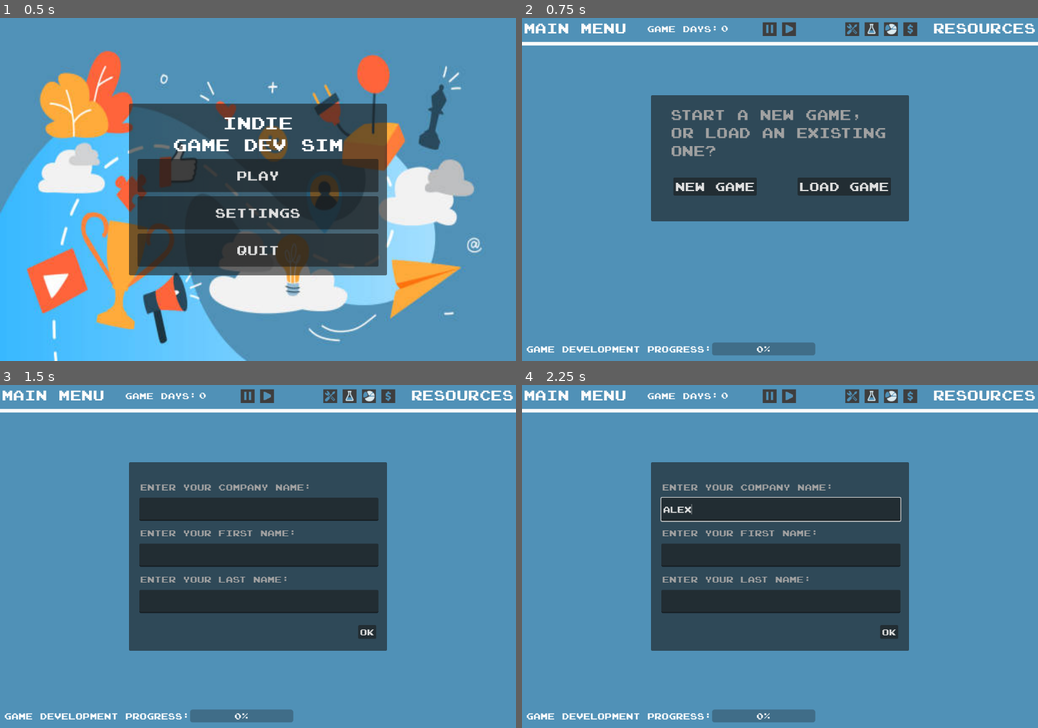
Above: before the commit, frames 1-4 (two rows, left to right).
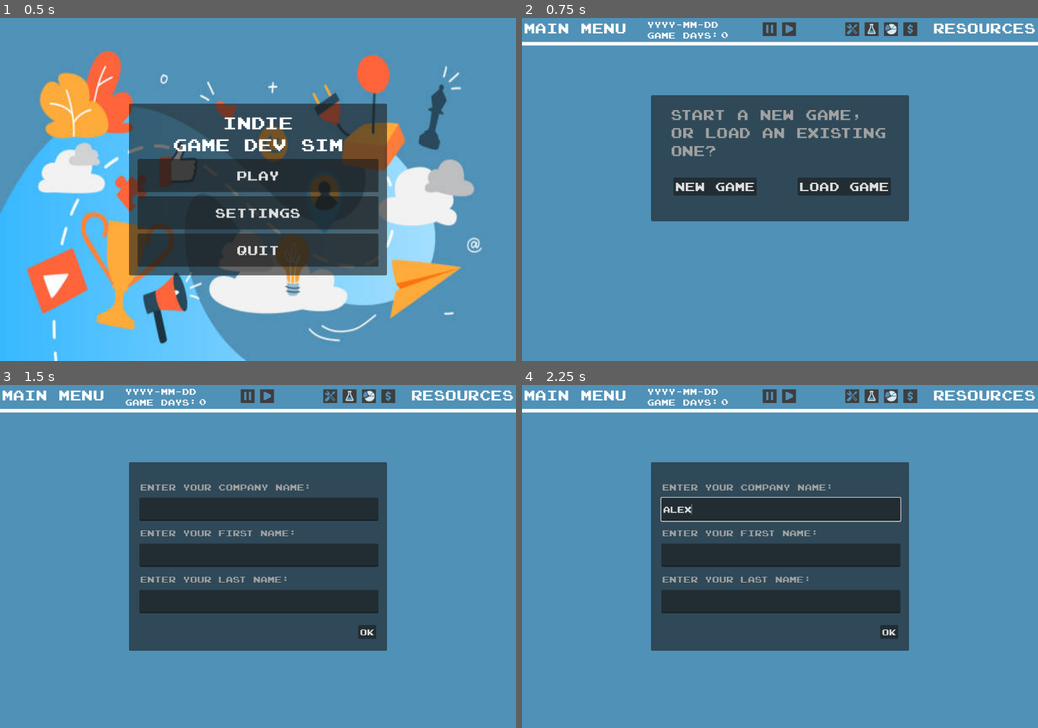
Above: after the commit, the same moments.

Repository: DarthData410/Indie
Game: Godot game, scene res://scenes/main_menu_control.tscn
Two runs of this game, one before a commit and one after it. Both use one fixed random seed, a clock stepped at 60 frames per second and the inputs below.
Inputs (mouse positions are in pixels of both pictures, inside the frame that each line leads up to):
- Up to frame 1 (0.5 s): no input
- Up to frame 2 (0.75 s): click "Play" at 0.5 s
- Up to frame 3 (1.5 s): click "New Game" at 1.25 s
- Up to frame 4 (2.25 s): click (780, 508) at 2.02 s; type "Alex" at 2.1 s

Frame 1 is identical in both runs. In frame 2, 1.6% of the frame differs, in the area x 0-57%, y 1-99%; in frame 3, 1.6%; in frame 4, 1.6%.

Commit message:
05.23.23_0002 updates

Diff:
--- a/scenes/maingame.tscn
+++ b/scenes/maingame.tscn
@@ -130,10 +130,11 @@
 default_color = Color(0.984314, 0.984314, 0.984314, 1)
 
 [node name="CurrentTotGameProgress" type="ProgressBar" parent="GameLayer"]
-offset_left = 442.0
-offset_top = 757.0
-offset_right = 682.0
-offset_bottom = 787.0
+visible = false
+offset_left = 954.0
+offset_top = 71.0
+offset_right = 1194.0
+offset_bottom = 101.0
 tooltip_text = "Game Creation Progress
 "
 theme = ExtResource("5_a0024")
@@ -142,10 +143,11 @@
 step = 1.0
 
 [node name="lblCurrentTotGameProgress" type="Label" parent="GameLayer"]
-offset_left = 10.0
-offset_top = 760.0
-offset_right = 375.0
-offset_bottom = 787.0
+visible = false
+offset_left = 522.0
+offset_top = 74.0
+offset_right = 953.0
+offset_bottom = 101.0
 theme = ExtResource("5_a0024")
 text = "Game Development Progress:"
 
@@ -1850,6 +1852,7 @@
 grow_vertical = 2
 
 [node name="SelectGamelbl" type="Label" parent="GameLayer/Revenue/RevInfo"]
+layout_mode = 0
 offset_left = 67.0
 offset_top = 25.0
 offset_right = 332.0
@@ -1922,6 +1925,17 @@
 
 [node name="HBoxRev" type="HBoxContainer" parent="GameLayer/Revenue/RevInfo/RevGraph/RevScroll"]
 layout_mode = 2
+size_flags_vertical = 3
+
+[node name="CenterContainer4" type="CenterContainer" parent="GameLayer/Revenue/RevInfo/RevGraph/RevScroll/HBoxRev"]
+visible = false
+custom_minimum_size = Vector2(40, 0)
+layout_mode = 2
+
+[node name="Line2D" type="Line2D" parent="GameLayer/Revenue/RevInfo/RevGraph/RevScroll/HBoxRev/CenterContainer4"]
+points = PackedVector2Array(10, 190, 10, 80)
+width = 20.0
+default_color = Color(0.380392, 0.384314, 0.905882, 1)
 
 [node name="RevCloseBtn" type="Button" parent="GameLayer/Revenue"]
 layout_mode = 0
@@ -1936,21 +1950,30 @@
 
 [node name="GCIGameDayslbl" type="Label" parent="GameLayer"]
 offset_left = 291.0
-offset_top = 13.0
+offset_top = 28.0
 offset_right = 457.0
-offset_bottom = 40.0
+offset_bottom = 55.0
 theme = ExtResource("6_osqr8")
 theme_override_colors/font_color = Color(0.984314, 0.984314, 0.984314, 1)
 text = "Game Days:"
 
 [node name="GCIGameDaysValuelbl" type="Label" parent="GameLayer"]
 offset_left = 463.0
-offset_top = 12.0
+offset_top = 27.0
 offset_right = 546.0
-offset_bottom = 39.0
+offset_bottom = 54.0
 theme = ExtResource("6_osqr8")
 theme_override_colors/font_color = Color(0.984314, 0.984314, 0.984314, 1)
 text = "0"
+
+[node name="GameDatelbl" type="Label" parent="GameLayer"]
+offset_left = 291.0
+offset_top = 3.0
+offset_right = 457.0
+offset_bottom = 30.0
+theme = ExtResource("6_osqr8")
+theme_override_colors/font_color = Color(0.984314, 0.984314, 0.984314, 1)
+text = "YYYY-MM-DD"
 
 [node name="GCIDayMultilbl" type="Label" parent="GameLayer"]
 visible = false
@@ -2047,6 +2070,15 @@
 texture_normal = ExtResource("14_83nss")
 ignore_texture_size = true
 stretch_mode = 0
+
+[node name="GameSalesActivelbl" type="Label" parent="GameLayer"]
+visible = false
+offset_left = 522.0
+offset_top = 74.0
+offset_right = 953.0
+offset_bottom = 101.0
+theme = ExtResource("5_a0024")
+text = "<Game $$$ Sales Active>"
 
 [connection signal="pressed" from="GameLayer/BackgroundTxtBtn" to="." method="_on_background_txt_btn_pressed"]
 [connection signal="visibility_changed" from="GameLayer/GameNewLoad" to="." method="_on_game_new_load_visibility_changed"]
--- a/scripts/data/RevenueGraph.gd
+++ b/scripts/data/RevenueGraph.gd
@@ -3,7 +3,8 @@
 	var start:Vector2 = Vector2(0,0)
 	var end:Vector2 = Vector2(0,0)
 	var value:float = 0.0
-	var game_object:Line2D # Line2D object created, and referenced in game
+	var container:CenterContainer # CenterContrainer that contains the Line2D object
+	var line:Line2D # Line2D object created, and referenced in game
 	var text:String = ""
 
 class RevenueGraph:
--- a/scripts/gameClock.gd
+++ b/scripts/gameClock.gd
@@ -39,7 +39,7 @@
 			if self._game_year_month > 12:
 				self._game_year_month = 1
 				self._game_year_add += 1
-		self._game_year_month_day = self._monthCheck
+		self._game_year_month_day = (self._monthCheck-1)
 		return ret
 	func SetWaitTime(v:int):
 		self._baseTime = v
@@ -94,6 +94,11 @@
 		self._current_game_timer_wait_percent = self._current_game_timer_wait/self._baseDay # base day of 500 ms
 	func GetGameTimerWaitPercent() -> float:
 		return self._current_game_timer_wait_percent
+	func GetGameDateStr() -> String:
+		var ret:String = ""
+		ret = str(self.GameYear())
+		ret = ret + "-" + str(self.GameMonth()) + "-" + str(self.GameMonthDay())
+		return ret
 
 	func to_dict() -> Dictionary:
 		var ret:Dictionary = {
--- a/scripts/maingame.gd
+++ b/scripts/maingame.gd
@@ -97,6 +97,10 @@
 	game_sales_timer.one_shot = true
 	add_child(game_sales_timer)
 
+func game_sales_start():
+	game_sales_timer.start()
+	$GameLayer/GameSalesActivelbl.visible = true
+
 func game_sales_timeout():
 	GameSalesEvt = pC.GameSalesEvent.new(lastCreatedGame.get_key(),lastCreatedGame.gameSales,game_clock.GameDays(),9.99) # TODO: Remove hardcoded GamePrice of $9.99
 	GameSalesEvt.calcValue(randf_range(0.25,1.25),randf_range(2.5,19.5)) # TODO: Logic for calculating sales by.
@@ -104,9 +108,10 @@
 	print(lastCreatedGame.gameSales)
 	if lastCreatedGame.gameSalesDays <= gameSalesMax:
 		lastCreatedGame.gameSalesDays += 1
-		game_sales_timer.start()
+		game_sales_start()
 	else:
 		game_sales_inprogress = false
+		$GameLayer/GameSalesActivelbl.visible = false
 		_pause_game()
 		# TODO: Finalize updates for end of sales to bank. This will add total and end of timer
 		# Should this be a daily, weekly, monthly sales? Monthly dev for now:
@@ -137,6 +142,7 @@
 	game_clock.SetElaspedMS()
 	game_clock.CalcGameDays()
 	$GameLayer/GCIGameDaysValuelbl.text = str(game_clock.GameDays())
+	$GameLayer/GameDatelbl.text = game_clock.GetGameDateStr()
 	game_timer.start()
 
 
@@ -204,6 +210,7 @@
 		game_clock = gc.GameClock.from_dict(MiscWrapper.Objects[0]) # loaded GameClock from meta
 		GameRatings = MiscWrapper.Objects[1]
 		$GameLayer/GCIGameDaysValuelbl.text = str(game_clock.GameDays())
+		$GameLayer/GameDatelbl.text = game_clock.GetGameDateStr()
 		playerData = gs.PlayerData()
 		var gameData = gs.GameData()
 
@@ -274,6 +281,8 @@
 		elif cpg.get_platform_spritetype() == 3: # Game System
 			$GameLayer/GameDevComplete/GameDevCompletePnl/PlatformGameSystemA.visible = true
 		$GameLayer/GameDevComplete.visible = true
+		$GameLayer/CurrentTotGameProgress.visible = false
+		$GameLayer/lblCurrentTotGameProgress.visible = false
 
 
 
@@ -295,7 +304,7 @@
 	_player_research()
 	game_timer.start()
 	game_running = true
-	game_sales_timer.start()
+	game_sales_start()
 	game_sales_inprogress = true
 	# TODO: Finalize XPBank Balance increase, using events. For now coded on Game Dev Complete
 	# for adding 80 when a game is done.
@@ -471,6 +480,8 @@
 			playerGames.append(npc)
 			game_dev_inprogress = true
 
+			$GameLayer/CurrentTotGameProgress.visible = true
+			$GameLayer/lblCurrentTotGameProgress.visible = true
 			game_dev_timer1.start()
 			# clear selections:
 			titlestr.text = ""
@@ -573,7 +584,7 @@
 	if game_dev_inprogress && game_dev_timer1.is_stopped():
 		game_dev_timer1.start()
 	if game_sales_inprogress && game_sales_timer.is_stopped():
-		game_sales_timer.start()
+		game_sales_start()
 	game_running = true
 
 func _pause_game():
@@ -1120,8 +1131,10 @@
 	gsm.text = gsm_popup.get_item_text(idx)
 	var hbr:HBoxContainer = $GameLayer/Revenue/RevInfo/RevGraph/RevScroll/HBoxRev
 	RevGraph.position = Vector2(5,100)
+	RevGraph.width = 15
 	for b in RevGraph.bars:
-		hbr.remove_child(b.game_object)
+		b.container.remove_child(b.line)
+		hbr.remove_child(b.container)
 	var i:int = 0
 	var x:int
 	var y:int
@@ -1129,27 +1142,35 @@
 		if g.title == gsm.text:
 			for gs in g.gameSales:
 				var bg = rg.graphBar.new()
-				if i == 0:
-					# first bar
-					x = RevGraph.width / 2
-				else:
-					x = (RevGraph.step*i)
-				y = randi_range(190,5) # testing for now
-				bg.start = Vector2(x,200) # hard coded, start y
+				x = RevGraph.width
+				y = randi_range(190,10) # testing, 10 is floor
+				bg.start = Vector2(x,190) # 190 is the celing
 				bg.end = Vector2(x,y)
 				bg.value = snappedf(gs[2],0.01)
-				bg.text = "place holder"
+				bg.text = "$"+str(bg.value)
+
+				# Add CenterContainer Object:
+				var cc = CenterContainer.new()
+				cc.custom_minimum_size = Vector2(RevGraph.width+(RevGraph.width/4),0)
+				cc.size_flags_vertical = Control.SIZE_FILL
+				cc.tooltip_text = bg.text
+				cc.mouse_filter = Control.MOUSE_FILTER_PASS
+
+				# Add Line2D "game_object":
+				var bl:Line2D = Line2D.new()
+				bl.add_point(bg.start)
+				bl.add_point(bg.end)
+				bl.default_color = RevGraph.color
+				bl.width = RevGraph.width
+				bg.container = cc
+				bg.line = bl
 				RevGraph.add_bar(bg)
+				# add line graph to cc:
+				cc.add_child(bl)
+				hbr.add_child(cc)
 				i += 1
 
-	for b in RevGraph.bars:
-		var bl:Line2D = Line2D.new()
-		bl.add_point(b.start)
-		bl.add_point(b.end)
-		bl.default_color = RevGraph.color
-		bl.width = RevGraph.width
-		$GameLayer/Revenue/RevInfo/RevGraph/RevScroll/HBoxRev.add_child(bl)
-		#$GameLayer/Revenue/RevInfo/RevGraph/RevScroll/HBoxRev
+
 
 func _on_rev_close_btn_pressed():
 	$GameLayer/Revenue.visible = false
